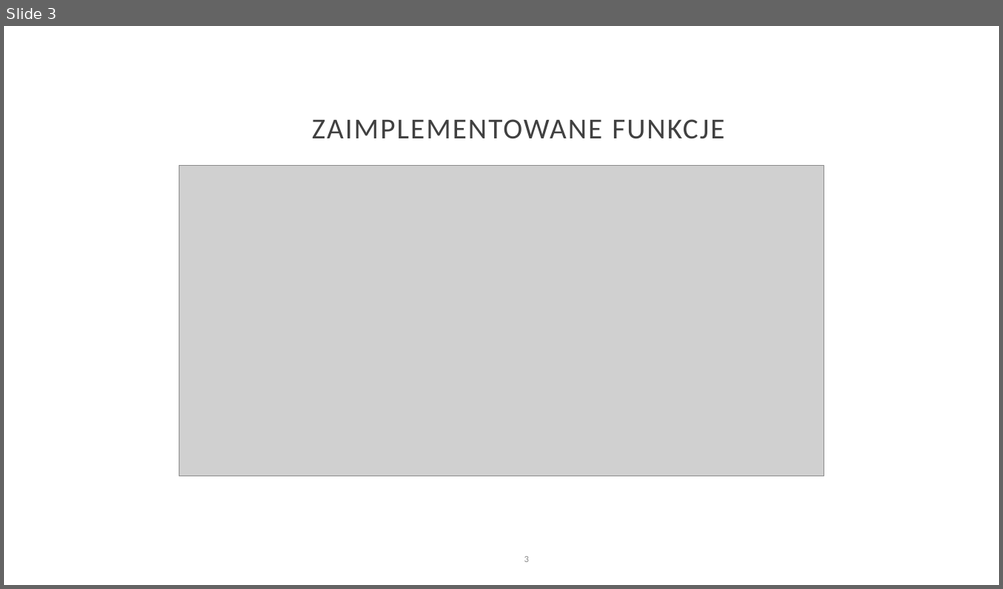
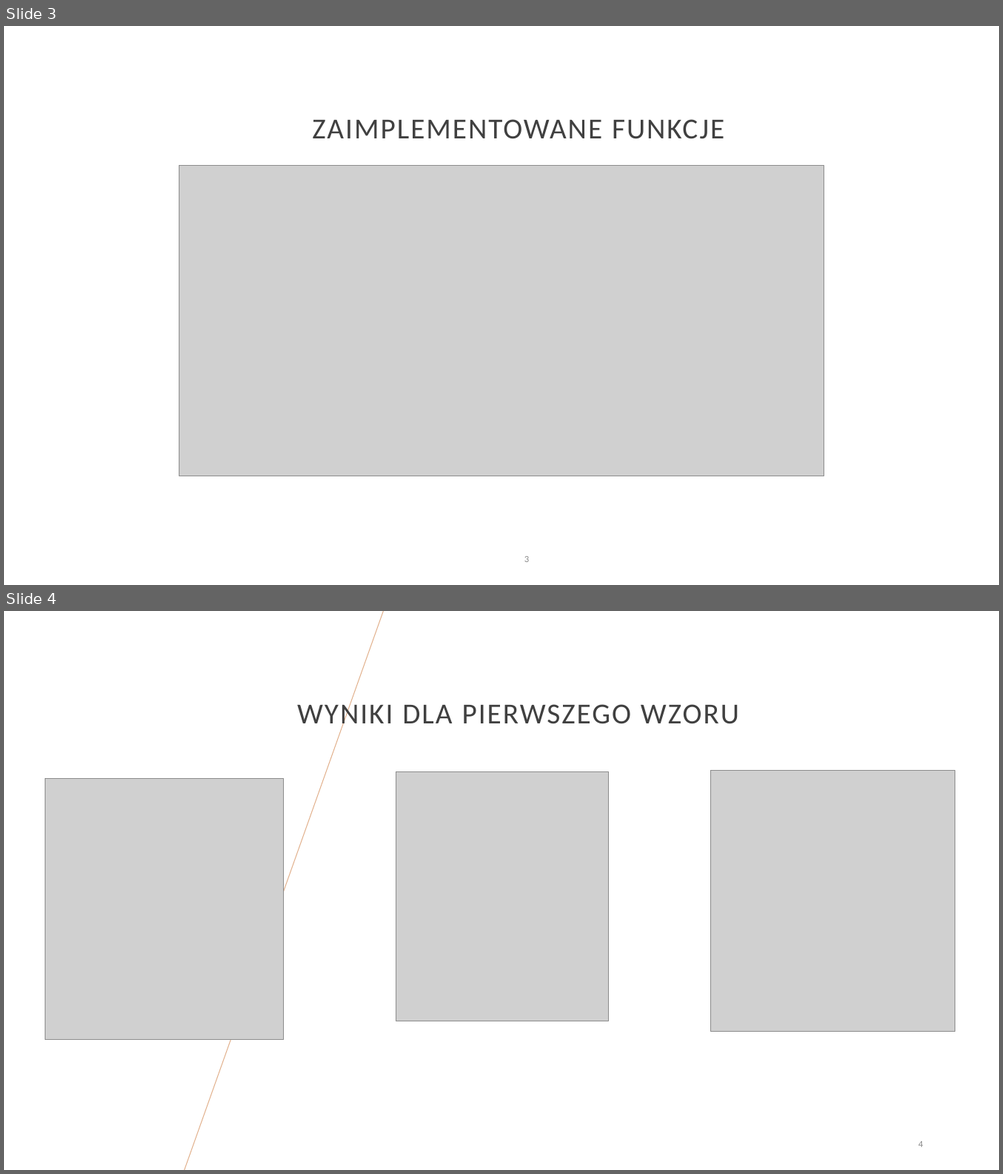
Before and after one commit to bkucharz/mownit, a slide deck: Prezentacja.pptx. Shown one above the other, each under a label of ours: slide 3 before the commit, slides 3 and 4 after it. The pictures are 1003x589 and 1003x1174 pixels, drawn with LibreOffice and Linux fonts; fonts in the diff are those of the drawing; grey boxes stand for pictures; background and template pictures are left out. Boxes give left, top, right and bottom in pixels: in the first picture for what was removed or moved away, otherwise in the second. Text is boxed around its words. In the diff, an @@ line names an element or a change of style, - is before the commit and + after.

```diff
--- a/Prezentacja.pptx
+++ b/Prezentacja.pptx
@@ slide 4 added at box(4, 611, 999, 1170), background #FFFFFF @@
@@ line added from (185, 1170) to (383, 611), #E2B18D 0.75 pt @@
@@ text added at box(297, 699, 739, 731), 28 pt, text #404040 @@
+WYNIKI DLA PIERWSZEGO WZORU
@@ picture added at box(45, 779, 284, 1040) @@
@@ picture added at box(395, 772, 609, 1022) @@
@@ picture added at box(711, 771, 955, 1032) @@
@@ page number added at box(918, 1142, 922, 1147), 9 pt, text #8B8B8B @@
+4
```
Also in this commit, not shown: 2 other slides added, 1 slide removed, 1 other file.
